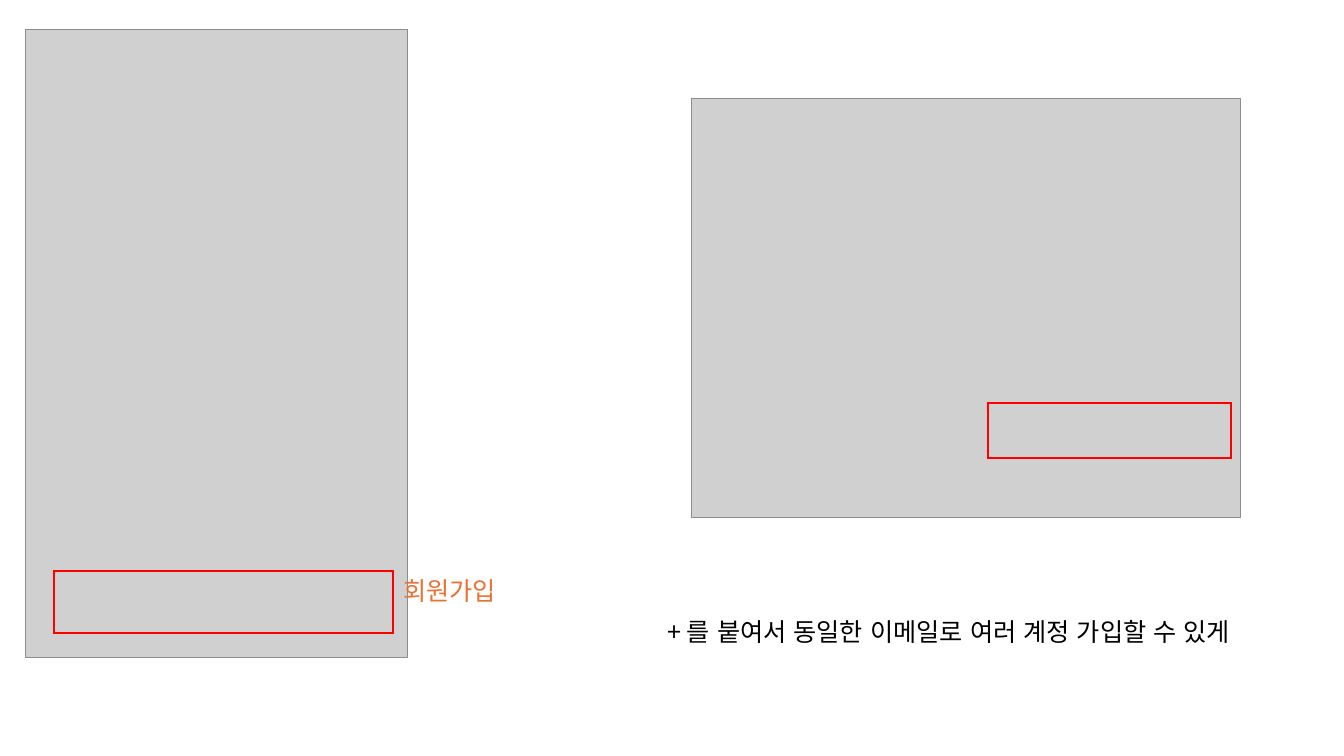
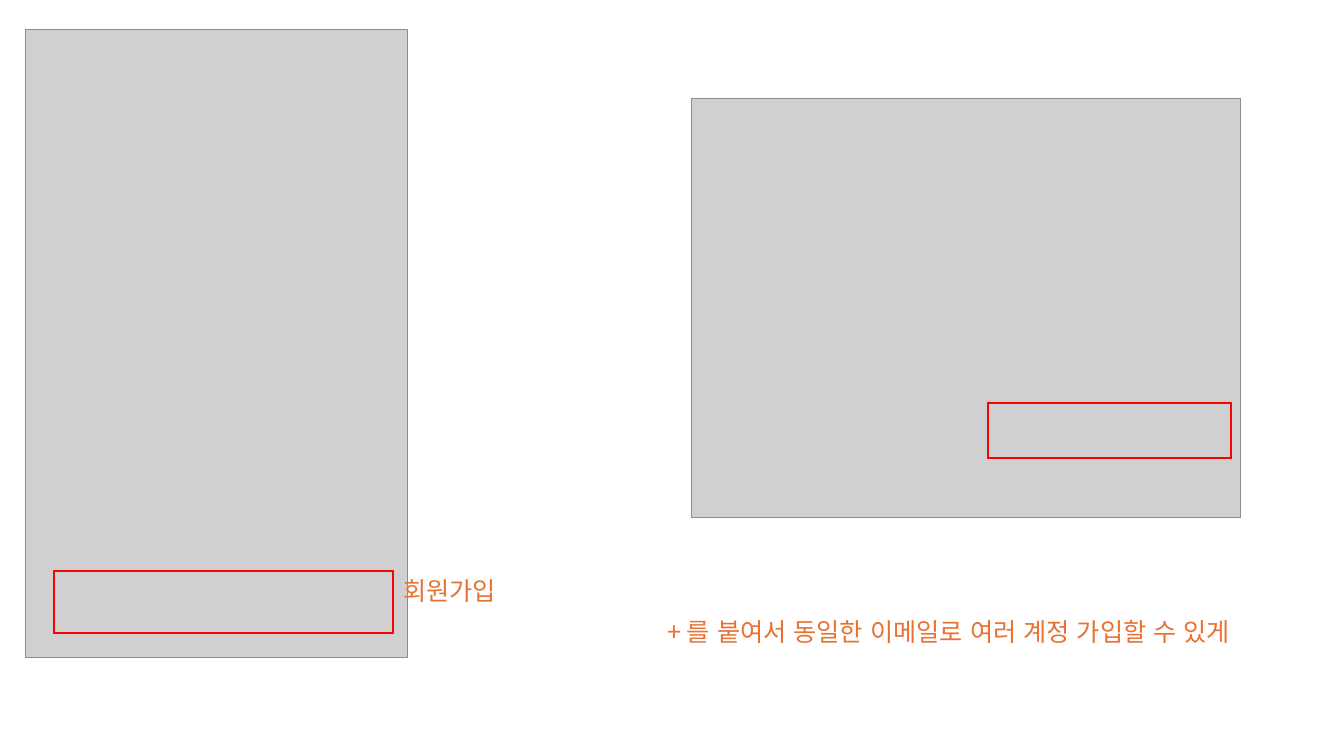
Before and after one commit to sonsungjong/reactjs-app, a slide deck: slide 2 of AWS배포 샘플.pptx. Drawn at 1344x756 pixels with LibreOffice and Linux fonts; fonts in the diff are those of the drawing; grey boxes stand for pictures. Boxes give left, top, right and bottom in pixels: in the first picture for what was removed or moved away, otherwise in the second. Text is boxed around its words. In the diff, an @@ line names an element or a change of style, - is before the commit and + after.

```diff
--- a/AWS배포 샘플.pptx
+++ b/AWS배포 샘플.pptx
@@ text "+ 를 붙여서 동일한 이메일로 ..." at (687,620,1230,643): text colour #000000 to #E97132 @@
```
Also in this commit, not shown: 9 other slides changed, 8 slides added, 10 slides removed.
